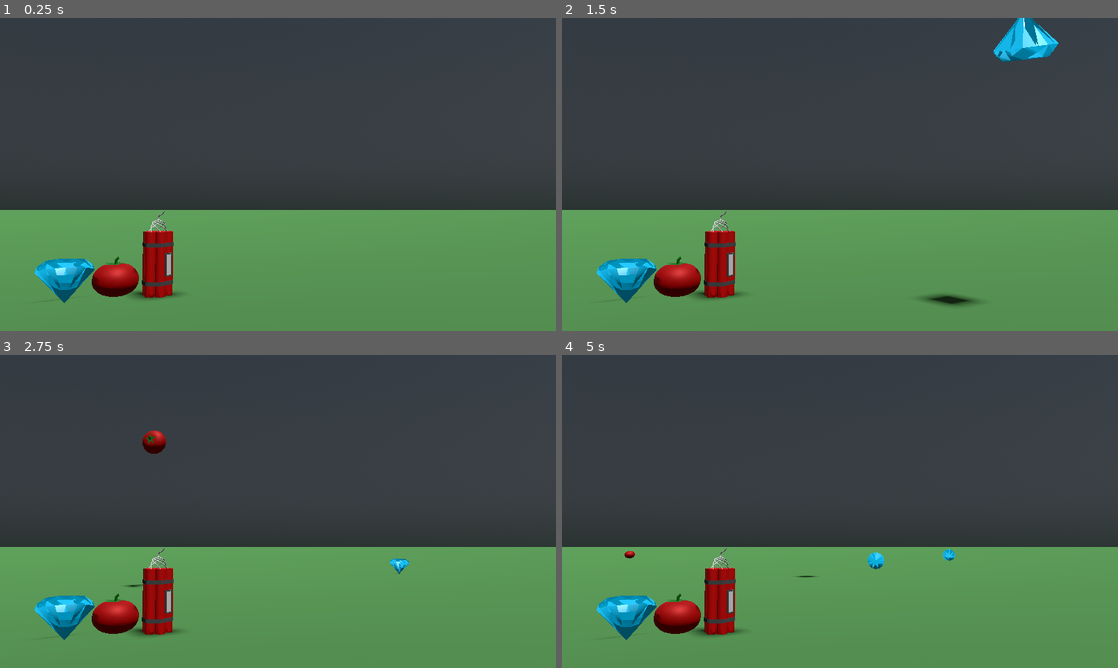
Above: before the commit, frames 1-4 (two rows, left to right).
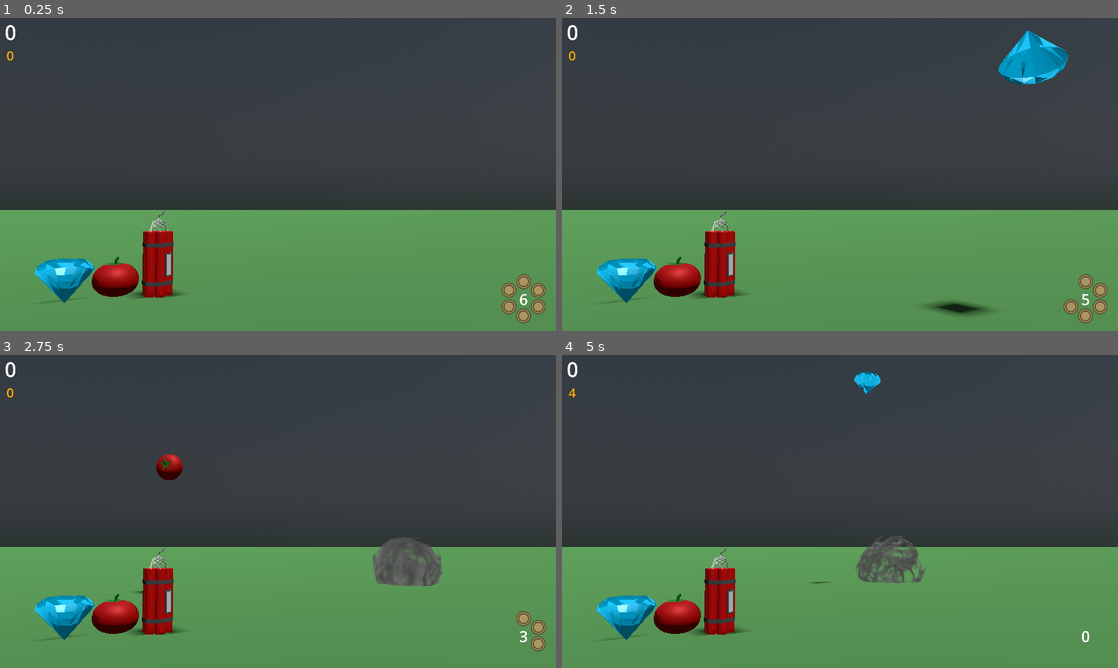
Above: after the commit, the same moments.

Repository: sssssmt/Doki_Jam
Game: Godot game, scene res://scenes/main.tscn
Same seed, same stepped clock (60 frames per second), same inputs: the game is played once before the commit and once after it.
Inputs (mouse positions are in pixels of both pictures, inside the frame that each line leads up to):
- Up to frame 1 (0.25 s): no input
- Up to frame 2 (1.5 s): tap Enter at 0.5 s; move the mouse to (962, 158) at 0.52 s; press the mouse at (962, 158) at 0.53 s; right-click (962, 158) at 0.8 s; tap Space (launch_target) at 1.25 s; move the mouse to (728, 190) at 1.27 s; release the mouse at (728, 190) at 1.28 s; right-click (728, 190) at 1.35 s
- Up to frame 3 (2.75 s): click (166, 527) at 1.55 s; move the mouse to (333, 442) at 2.02 s; press the mouse at (333, 442) at 2.03 s; right-click (333, 442) at 2.3 s
- Up to frame 4 (5 s): move the mouse to (812, 574) at 2.77 s; release the mouse at (812, 574) at 2.78 s; right-click (812, 574) at 2.85 s; click (812, 574) at 3.05 s; move the mouse to (1006, 558) at 3.52 s; hold Space (launch_target) 3.53-4.28 s; click (1006, 558) at 3.67 s; right-click (1006, 558) at 3.8 s; tap Keypad 2 (debug_decrease, bound only after the commit) at 4.15 s; move the mouse to (673, 464) at 4.27 s; click (673, 464) at 4.35 s; tap Keypad 8 (debug_increase, bound only after the commit) at 4.9 s

The runs differ from the first frame. In frame 1, 0.9% of the frame differs, in the area x 1-99%, y 2-98%; in frame 2, 3.1%, in the area x 1-99%, y 0-98%; in frame 3, 2.7%; in frame 4, 1.8%.

Commit message:
Score, Combos, Imported Music & SFX

Diff:
--- /dev/null
+++ b/doki-jam/floor_area.gd
@@ -0,0 +1,7 @@
+extends Area3D
+
+
+func _on_body_entered(body: Node3D) -> void:
+	if body is Target:
+		var target = body
+		target.destroy(false)
--- a/doki-jam/project.godot
+++ b/doki-jam/project.godot
@@ -15,6 +15,10 @@
 run/main_scene="uid://dbjgd18uffkja"
 config/features=PackedStringArray("4.4", "Mobile")
 config/icon="res://icon.svg"
+
+[autoload]
+
+Global="*res://scripts/global.gd"
 
 [display]
 
@@ -47,6 +51,16 @@
 "events": [Object(InputEventMouseButton,"resource_local_to_scene":false,"resource_name":"","device":-1,"window_id":0,"a …(258 unchanged characters)…
 ]
 }
+debug_increase={
+"deadzone": 0.2,
+"events": [Object(InputEventKey,"resource_local_to_scene":false,"resource_name":"","device":-1,"window_id":0,"alt_pressed":false,"shift_pressed":false,"ctrl_pressed":false,"meta_pressed":false,"pressed":false,"keycode":0,"physical_keycode":4194446,"key_label":0,"unicode":56,"location":0,"echo":false,"script":null)
+]
+}
+debug_decrease={
+"deadzone": 0.2,
+"events": [Object(InputEventKey,"resource_local_to_scene":false,"resource_name":"","device":-1,"window_id":0,"alt_pressed":false,"shift_pressed":false,"ctrl_pressed":false,"meta_pressed":false,"pressed":false,"keycode":0,"physical_keycode":4194440,"key_label":0,"unicode":50,"location":0,"echo":false,"script":null)
+]
+}
 
 [physics]
 
--- a/doki-jam/scenes/main.tscn
+++ b/doki-jam/scenes/main.tscn
@@ -1,6 +1,8 @@
-[gd_scene load_steps=5 format=3 uid="uid://dbjgd18uffkja"]
+[gd_scene load_steps=9 format=3 uid="uid://dbjgd18uffkja"]
 
 [ext_resource type="PackedScene" uid="uid://0l12uov6bv0e" path="res://scenes/shooting_gallery.tscn" id="1_o5qli"]
+[ext_resource type="Script" uid="uid://b2os8um20iofe" path="res://scripts/hud.gd" id="2_0wfyh"]
+[ext_resource type="AudioStream" uid="uid://cvbiwnxk7hrq" path="res://assets/Music/のんびり牧場の朝.mp3" id="3_sugp2"]
 
 [sub_resource type="PhysicalSkyMaterial" id="PhysicalSkyMaterial_o5qli"]
 mie_color = Color(0.969111, 0.653239, 0.173624, 1)
@@ -18,19 +20,26 @@
 ambient_light_color = Color(0.899258, 0.899258, 0.899258, 1)
 ambient_light_energy = 0.16
 
+[sub_resource type="Gradient" id="Gradient_0wfyh"]
+offsets = PackedFloat32Array(0.561181, 0.620253, 0.763713, 0.945148, 1)
+colors = PackedColorArray(0.666667, 0.584314, 0.380392, 1, 0.21, 0.184415, 0.1197, 1, 0.666667, 0.584314, 0.380392, 1, 0.337003, 0.287119, 0.162324, 1, 0, 0, 0, 0)
+
+[sub_resource type="GradientTexture2D" id="GradientTexture2D_sugp2"]
+gradient = SubResource("Gradient_0wfyh")
+fill = 1
+fill_from = Vector2(0.5, 0.5)
+fill_to = Vector2(1, 0.5)
+
 [node name="Main" type="Node3D"]
 
 [node name="ShootingGallery" parent="." instance=ExtResource("1_o5qli")]
-transform = Transform3D(1, 0, 0, 0, 1, 0, 0, 0, 1, 0, 12.4866, -0.661917)
+transform = Transform3D(1, 0, 0, 0, 1, 0, 0, 0, 1, 0, 2.74066, -0.661917)
 
 [node name="Camera3D" type="Camera3D" parent="."]
-transform = Transform3D(1, 0, 0, 0, 0.998351, -0.0574072, 0, 0.0574072, 0.998351, 0, 12.7794, 3.01329)
+transform = Transform3D(1, 0, 0, 0, 0.998351, -0.0574072, 0, 0.0574072, 0.998351, 0, 3.03346, 3.01329)
 current = true
 fov = 36.9
-
-[node name="Camera3D2" type="Camera3D" parent="."]
-transform = Transform3D(1, 0, 0, 0, 1.19249e-08, 1, 0, -1, 1.19249e-08, 0, 34.5326, -6.19826)
-fov = 36.9
+size = 2.53447
 
 [node name="WorldEnvironment" type="WorldEnvironment" parent="."]
 environment = SubResource("Environment_o5qli")
@@ -40,3 +49,102 @@
 light_energy = 0.838
 shadow_enabled = true
 directional_shadow_mode = 0
+
+[node name="HUD" type="CanvasLayer" parent="."]
+script = ExtResource("2_0wfyh")
+
+[node name="ScoreLabel" type="Label" parent="HUD"]
+unique_name_in_owner = true
+offset_left = 14.0
+offset_top = -1.0
+offset_right = 54.0
+offset_bottom = 95.0
+theme_override_font_sizes/font_size = 70
+text = "0"
+
+[node name="MultiplierLabel" type="Label" parent="HUD"]
+unique_name_in_owner = true
+offset_left = 19.0
+offset_top = 64.0
+offset_right = 59.0
+offset_bottom = 113.0
+theme_override_colors/font_color = Color(0.83, 0.1494, 0.750597, 1)
+theme_override_font_sizes/font_size = 35
+
+[node name="ComboLabel" type="Label" parent="HUD"]
+unique_name_in_owner = true
+offset_left = 20.0
+offset_top = 96.0
+offset_right = 97.0
+offset_bottom = 172.0
+theme_override_colors/font_color = Color(1, 0.657, 0.02, 1)
+theme_override_font_sizes/font_size = 45
+text = "0"
+
+[node name="Bullets" type="Control" parent="HUD"]
+layout_mode = 3
+anchors_preset = 0
+offset_left = 1793.0
+offset_top = 934.0
+offset_right = 1833.0
+offset_bottom = 974.0
+scale = Vector2(0.644259, 0.644259)
+
+[node name="Bullet" type="TextureRect" parent="HUD/Bullets"]
+layout_mode = 0
+offset_left = -18.0
+offset_top = -80.0
+offset_right = 65.0
+offset_bottom = 3.0
+texture = SubResource("GradientTexture2D_sugp2")
+
+[node name="Bullet2" type="TextureRect" parent="HUD/Bullets"]
+layout_mode = 0
+offset_left = 61.0
+offset_top = -33.0
+offset_right = 144.0
+offset_bottom = 50.0
+texture = SubResource("GradientTexture2D_sugp2")
+
+[node name="Bullet3" type="TextureRect" parent="HUD/Bullets"]
+layout_mode = 0
+offset_left = 60.0
+offset_top = 55.0
+offset_right = 143.0
+offset_bottom = 138.0
+texture = SubResource("GradientTexture2D_sugp2")
+
+[node name="Bullet4" type="TextureRect" parent="HUD/Bullets"]
+layout_mode = 0
+offset_left = -19.0
+offset_top = 104.0
+offset_right = 64.0
+offset_bottom = 187.0
+texture = SubResource("GradientTexture2D_sugp2")
+
+[node name="Bullet5" type="TextureRect" parent="HUD/Bullets"]
+layout_mode = 0
+offset_left = -97.0
+offset_top = 55.0
+offset_right = -14.0
+offset_bottom = 138.0
+texture = SubResource("GradientTexture2D_sugp2")
+
+[node name="Bullet6" type="TextureRect" parent="HUD/Bullets"]
+layout_mode = 0
+offset_left = -97.0
+offset_top = -34.0
+offset_right = -14.0
+offset_bottom = 49.0
+texture = SubResource("GradientTexture2D_sugp2")
+
+[node name="Label" type="Label" parent="HUD/Bullets"]
+layout_mode = 0
+offset_right = 40.0
+offset_bottom = 23.0
+theme_override_font_sizes/font_size = 81
+text = "6"
+
+[node name="AudioStreamPlayer" type="AudioStreamPlayer" parent="."]
+stream = ExtResource("3_sugp2")
+autoplay = true
--- /dev/null
+++ b/doki-jam/scenes/score_ping.tscn
@@ -0,0 +1,16 @@
+[gd_scene load_steps=2 format=3 uid="uid://bd1idjfn2vje8"]
+
+[ext_resource type="Script" uid="uid://27jgdiun40u7" path="res://scripts/score_ping.gd" id="1_u3ofo"]
+
+[node name="ScorePing" type="Label3D"]
+pixel_size = 0.001
+billboard = 1
+fixed_size = true
+render_priority = 2
+outline_render_priority = 1
+modulate = Color(1, 0.741333, 0.03, 1)
+outline_modulate = Color(0.53, 0.194333, 0, 1)
+text = "300"
+font_size = 30
+outline_size = 5
+script = ExtResource("1_u3ofo")
--- /dev/null
+++ b/doki-jam/scenes/shooting_gallery.gd
@@ -0,0 +1,6 @@
+extends Node3D
+
+
+func _unhandled_input(event: InputEvent) -> void:
+	if event.is_action_pressed("fire"):
+		Global.bullets -= 1
--- a/doki-jam/scenes/shooting_gallery.tscn
+++ b/doki-jam/scenes/shooting_gallery.tscn
@@ -1,14 +1,19 @@
-[gd_scene load_steps=6 format=3 uid="uid://0l12uov6bv0e"]
+[gd_scene load_steps=9 format=3 uid="uid://0l12uov6bv0e"]
 
+[ext_resource type="Script" uid="uid://tvpq5l66pbmc" path="res://scenes/shooting_gallery.gd" id="1_g7gi1"]
 [ext_resource type="Script" uid="uid://dpy3ca30ukscp" path="res://scripts/target_launcher.gd" id="2_enf6l"]
 [ext_resource type="PackedScene" uid="uid://lo3edku4tns2" path="res://assets/Models3D/dynamite.glb" id="3_enf6l"]
 [ext_resource type="PackedScene" uid="uid://54rd3v61juur" path="res://scenes/targets/diamond.tscn" id="3_pv1l8"]
 [ext_resource type="PackedScene" uid="uid://cau7mapc6llsc" path="res://scenes/targets/tomato.tscn" id="4_e88m4"]
+[ext_resource type="Script" uid="uid://c6qre87icdj8j" path="res://floor_area.gd" id="5_e88m4"]
 
 [sub_resource type="StandardMaterial3D" id="StandardMaterial3D_86p0o"]
 albedo_color = Color(0.2252, 0.4, 0.216, 1)
 
+[sub_resource type="WorldBoundaryShape3D" id="WorldBoundaryShape3D_g7gi1"]
+
 [node name="ShootingGallery" type="Node3D"]
+script = ExtResource("1_g7gi1")
 
 [node name="PlaceholderBounds" type="Node3D" parent="."]
 
@@ -23,7 +28,7 @@
 [node name="TargetLauncher" type="Node3D" parent="."]
 transform = Transform3D(1, 0, 0, 0, 1, 0, 0, 0, 1, 0.961568, 0.162277, 1.96456)
 script = ExtResource("2_enf6l")
-standard_force = 7.0
+standard_force = 6.0
 metadata/_edit_group_ = true
 
 [node name="RayCast3D" type="RayCast3D" parent="TargetLauncher"]
@@ -46,4 +51,13 @@
 transform = Transform3D(1, 0, 0, 0, 1, 0, 0, 0, 1, -1.27256, -0.31234, -0.0272961)
 freeze = true
 
+[node name="FloorArea" type="Area3D" parent="."]
+transform = Transform3D(1, 0, 0, 0, 1, 0, 0, 0, 1, 0, -0.0118771, 0)
+script = ExtResource("5_e88m4")
+
+[node name="CollisionShape3D" type="CollisionShape3D" parent="FloorArea"]
+transform = Transform3D(1, 0, 0, 0, 1, 0, 0, 0, 1, 0, -0.42147, 0)
+shape = SubResource("WorldBoundaryShape3D_g7gi1")
+
 [connection signal="timeout" from="TargetLauncher/Timer" to="TargetLauncher" method="_on_timer_timeout"]
+[connection signal="body_entered" from="FloorArea" to="FloorArea" method="_on_body_entered"]
--- a/doki-jam/scenes/targets/diamond.tscn
+++ b/doki-jam/scenes/targets/diamond.tscn
@@ -10,6 +10,7 @@
 [sub_resource type="SphereMesh" id="SphereMesh_2vr5v"]
 
 [node name="Diamond" instance=ExtResource("1_2xjhi")]
+points = 100
 
 [node name="CollisionShape3D" parent="." index="0"]
 transform = Transform3D(1, 0, 0, 0, 1, 0, 0, 0, 1, -0.000452876, 0.0416869, -6.10352e-05)
--- a/doki-jam/scenes/targets/target.tscn
+++ b/doki-jam/scenes/targets/target.tscn
@@ -11,6 +11,7 @@
 can_sleep = false
 linear_velocity = Vector3(0, 1, 0)
 script = ExtResource("1_b5a2r")
+points = 50
 metadata/_edit_group_ = true
 
 [node name="CollisionShape3D" type="CollisionShape3D" parent="."]
--- /dev/null
+++ b/doki-jam/scripts/global.gd
@@ -0,0 +1,78 @@
+extends Node
+
+## Node References
+var hud: HUD
+
+# Score Variables
+@export var score: int : set = _set_score
+@export var multiplier: float = 1.0 : set = _set_multiplier
+var combo: int : set = _set_combo
+
+var bullets: int = 6 : set = _set_bullets
+var previous_bullet_count: int 				# Used to check for misses
+
+
+#region Variable Setter Functions
+func _set_score(value: int):
+	var change = value - score
+	score = score + (change * multiplier)
+	if hud:
+		hud.score_label.text = str(score)
+
+
+func _set_multiplier(value: float):
+	multiplier = max(value, 1.0)
+	if hud:
+		if multiplier <= 1.0:
+			hud.multiplier_label.text = ""
+		else:
+			hud.multiplier_label.text = str("x", snappedf(multiplier, 0.1))
+
+
+func _set_combo(value: int):
+	combo = value
+	var x = combo / 5
+	multiplier = float(x) + 1.0
+	if hud:
+		hud.combo_label.text = str(combo)
+
+
+func _set_bullets(value):
+	value = clampi(value, 0, 6)
+	bullets = value
+
+	if hud:
+		# Show the Bullets left
+		var bullets_left = bullets
+		for child in hud.bullets.get_children():
+			if child is TextureRect:
+				var bullet_pic = child
+				if bullets_left > 0:
+					bullet_pic.show()
+					bullets_left -= 1
+				else:
+					bullet_pic.hide()
+			elif child is Label:
+				child.text = str(bullets)
+#endregion
+
+
+func _physics_process(delta: float) -> void:
+	if Input.is_action_pressed("debug_increase"):	# Debug
+		combo += 1
+	if Input.is_action_pressed("debug_decrease"):	# Debug
+		combo -= 1
+
+	# Check for misses
+	if previous_bullet_count != bullets:
+		if previous_bullet_count > bullets:
+			register_miss()
+		previous_bullet_count = bullets
+
+
+func register_hit():
+	bullets += 1
+
+
+func register_miss():
+	combo = 0
--- /dev/null
+++ b/doki-jam/scripts/hud.gd
@@ -0,0 +1,14 @@
+class_name HUD
+extends CanvasLayer
+
+# On Ready Variables
+@onready var score_label: Label = %ScoreLabel
+@onready var combo_label: Label = %ComboLabel
+@onready var multiplier_label: Label = %MultiplierLabel
+@onready var bullets: Control = $Bullets
+
+
+
+
+func _init() -> void:
+	Global.hud = self
--- /dev/null
+++ b/doki-jam/scripts/score_ping.gd
@@ -0,0 +1,6 @@
+extends Label3D
+
+func _ready() -> void:
+	var tween: Tween = create_tween()
+	tween.set_ease(Tween.EASE_OUT)
+	tween.tween_property(self, "global_position", global_position + Vector3(0.0, 0.5, 0.0), 0.5)
--- a/doki-jam/scripts/target.gd
+++ b/doki-jam/scripts/target.gd
@@ -7,6 +7,7 @@
 @onready var lifetime_timer: Timer = $Lifetime
 @onready var bullet_trail: BulletTrail = $BulletTrail
 
+@export var points: int = 1
 
 
 func _ready() -> void:
@@ -14,6 +15,7 @@
 
 
 func destroy(was_shot:= true):
+	remove_from_group("targets")
 	collision_shape.disabled = true
 	freeze = true
 	lifetime_timer.stop()
@@ -23,6 +25,17 @@
 	tween.tween_property(collision_shape, "scale", Vector3.ZERO, 0.15)
 
 	smoke_particles.emitting = true
+
+	# Score
+	if was_shot:
+		Global.score += points
+		Global.combo += 1
+		var ping = preload("res://scenes/score_ping.tscn").instantiate()
+		add_child(ping)
+		ping.text = str(int(points * Global.multiplier))
+		if Global.multiplier > 1.0:
+			ping.modulate = Color.CORAL
+			ping.outline_modulate = Color.FIREBRICK
 
 	await smoke_particles.finished
 	queue_free()
@@ -56,12 +69,16 @@
 
 func _on_input_event(camera: Node, event: InputEvent, event_position: Vector3, normal: Vector3, shape_idx: int) -> void:
 	if event is InputEventMouseButton:
+		if Global.bullets <= 0:
+			return
 		if event.is_action_pressed("fire"):
 			destroy()
 		elif event.is_action_pressed("fire_ricochet"):
 			destroy()
 			ricochet()
 
+		Global.register_hit()
+
 
 func _on_lifetime_timeout() -> void:
-	destroy(true)
+	destroy(false)
Not shown, added: doki-jam/assets/Music/music_links.txt
Not shown, added: doki-jam/assets/Music/のんびり牧場の朝.mp3.import
Not shown, added: doki-jam/assets/Music/牧場のケルトソング.mp3.import
Not shown, added: doki-jam/assets/SFX/072780_bullet-39718.mp3.import
Not shown, added: doki-jam/assets/SFX/080887_bullet-39734.mp3.import
Not shown, added: doki-jam/assets/SFX/080997_bullet-39735.mp3.import
Not shown, added: doki-jam/assets/SFX/22-caliber-with-ricochet-39679.mp3.import
Not shown, added: doki-jam/assets/SFX/22-ricochet-90225.mp3.import
Not shown, added: doki-jam/assets/SFX/9mm-pistol-load-and-chamber-98830.mp3.import
Not shown, added: doki-jam/assets/SFX/9mm-pistol-quick-load-107200.mp3.import
Not shown, added: doki-jam/assets/SFX/foley-bullet-drop-76025.mp3.import
Not shown, added: doki-jam/assets/SFX/revolver-chamber-spin-ratchet-sound-90521.mp3.import
(and 22 more such lines)
